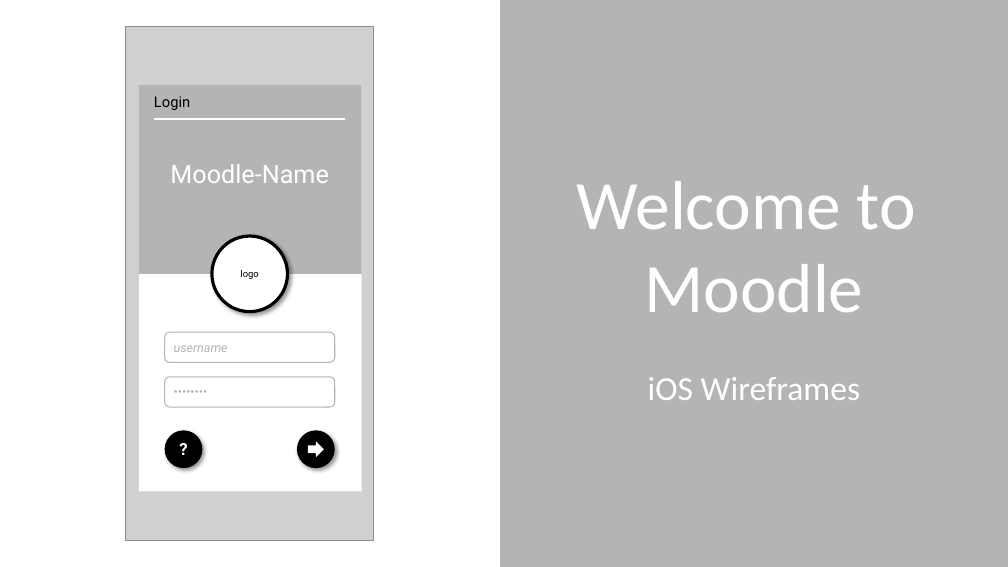
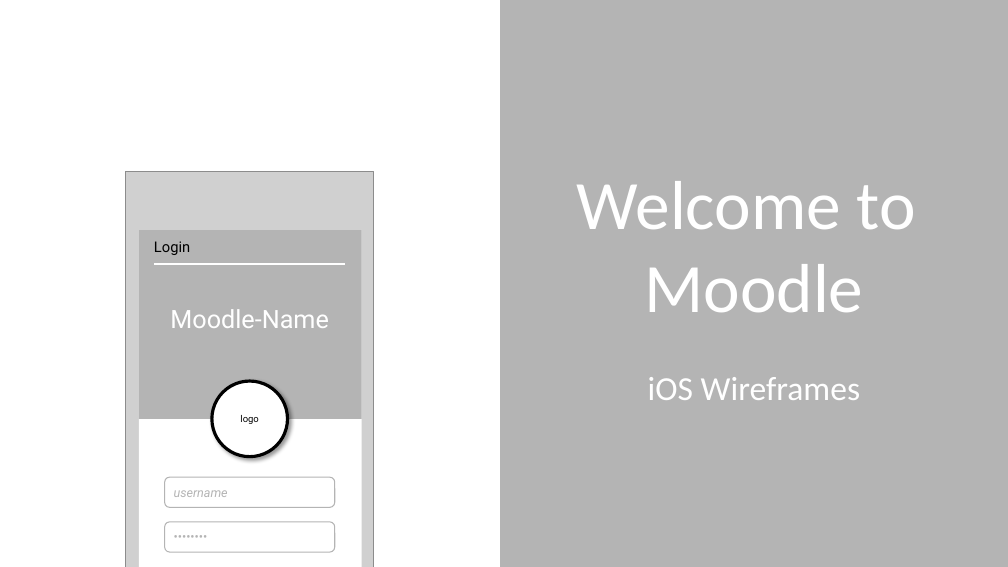
Before and after one commit to Moodle-teamCSUSM/Mobile, a slide deck: slide 1 of design/Application_WireFrame_Detail.pptx. Drawn at 1008x567 pixels with LibreOffice and Linux fonts; fonts in the diff are those of the drawing; grey boxes stand for pictures. Boxes give left, top, right and bottom in pixels: in the first picture for what was removed or moved away, otherwise in the second. Text is boxed around its words. In the diff, an @@ line names an element or a change of style, - is before the commit and + after.

```diff
--- a/design/Application_WireFrame_Detail.pptx
+++ b/design/Application_WireFrame_Detail.pptx
@@ 2 rounded rectangles, 2 texts, 2 rectangles, 1 picture, 1 ellipse, 1 line: place and size @@
-2 rounded rectangles, 2 texts, 2 rectangles, 1 picture, 1 ellipse, 1 line at (126,26,374,541)
+2 rounded rectangles, 2 texts, 2 rectangles, 1 picture, 1 ellipse, 1 line at (126,172,374,567)
@@ ellipse removed at (165,430,203,468) @@
-?
@@ ellipse removed at (297,430,335,468) @@
@@ right arrow removed at (308,442,324,457) @@
```
Also in this commit, not shown: 1 other slide changed, 3 slides added.
